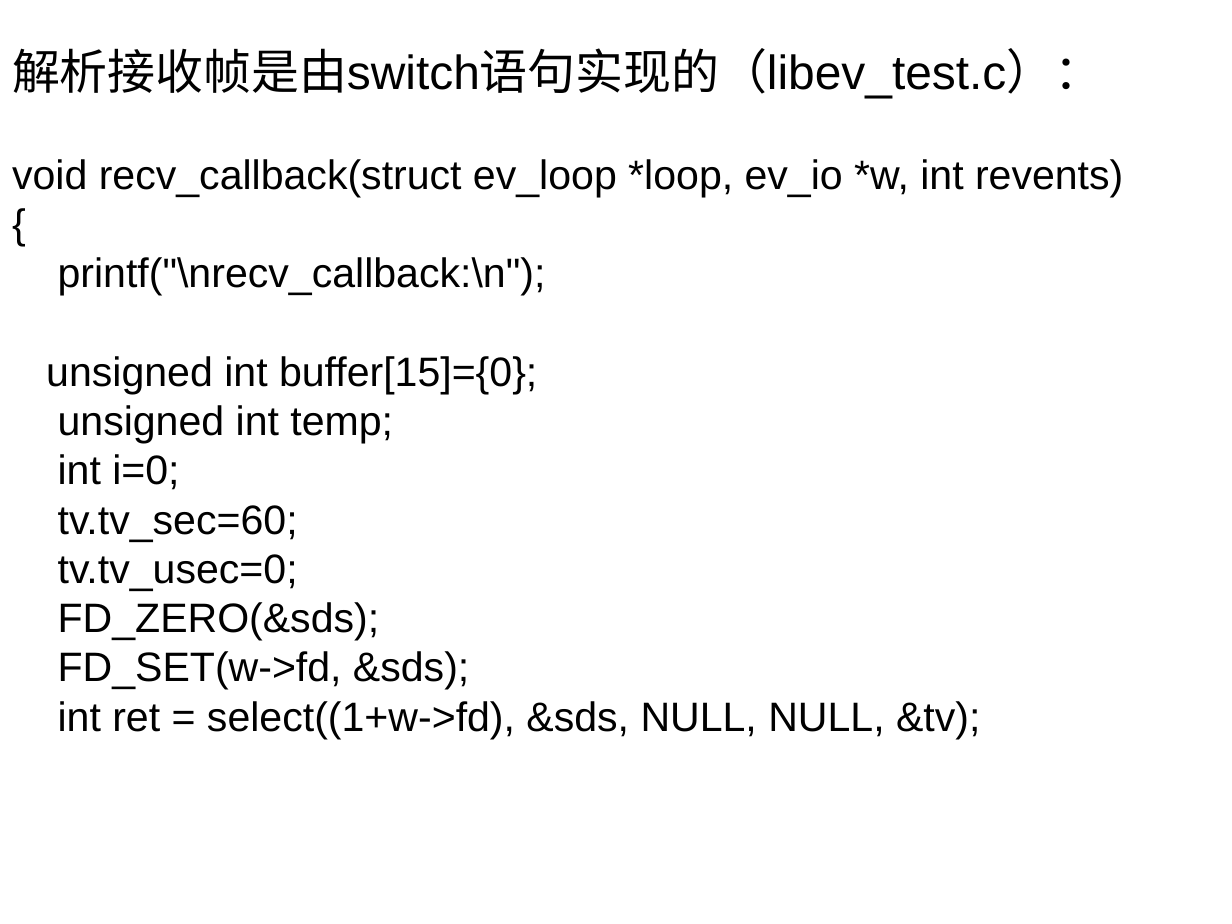
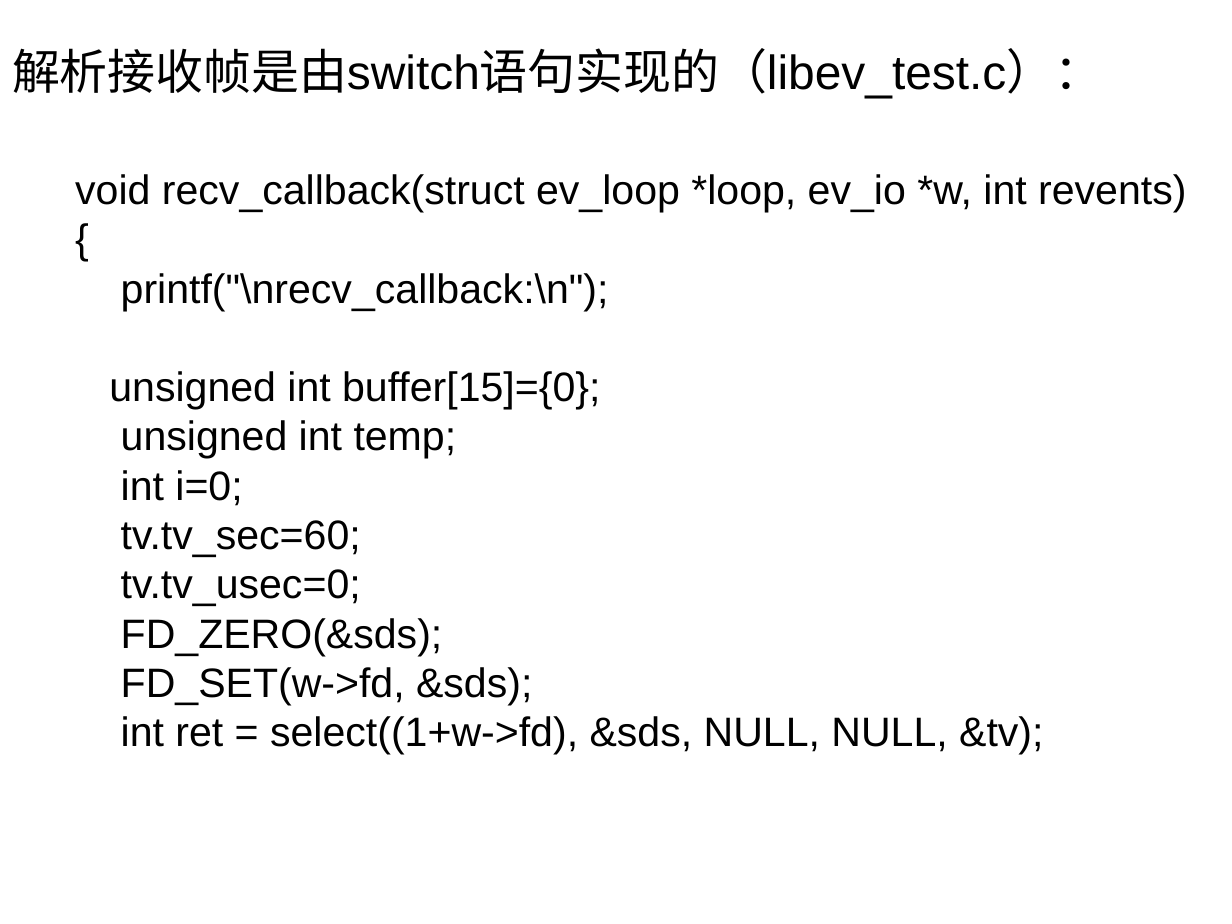
Before and after one commit to newplayc/DataStructure, a slide deck: slide 19 of 新建文件夹/2024年3月 嵌入式系统设计第七版/第10章 嵌入式综合课程设计/智能家居/智能家居综合实验.ppt. Drawn at 1232x924 pixels with LibreOffice and Linux fonts; fonts in the diff are those of the drawing. Boxes give left, top, right and bottom in pixels: in the first picture for what was removed or moved away, otherwise in the second. Text is boxed around its words. In the diff, an @@ line names an element or a change of style, - is before the commit and + after.

```diff
--- a/新建文件夹/2024年3月 嵌入式系统设计第七版/第10章 嵌入式综合课程设计/智能家居/智能家居综合实验.ppt
+++ b/新建文件夹/2024年3月 嵌入式系统设计第七版/第10章 嵌入式综合课程设计/智能家居/智能家居综合实验.ppt
@@ text "void recv_callback(struct ev_loop *loop, ev_io ...": place and size @@
-text "void recv_callback(struct ev_loop *loop, ev_io ..." at <box>12,159,1123,739</box>
+text "void recv_callback(struct ev_loop *loop, ev_io ..." at <box>75,174,1186,754</box>
```
Also in this commit, not shown: 2 other slides changed, 9 other files.
